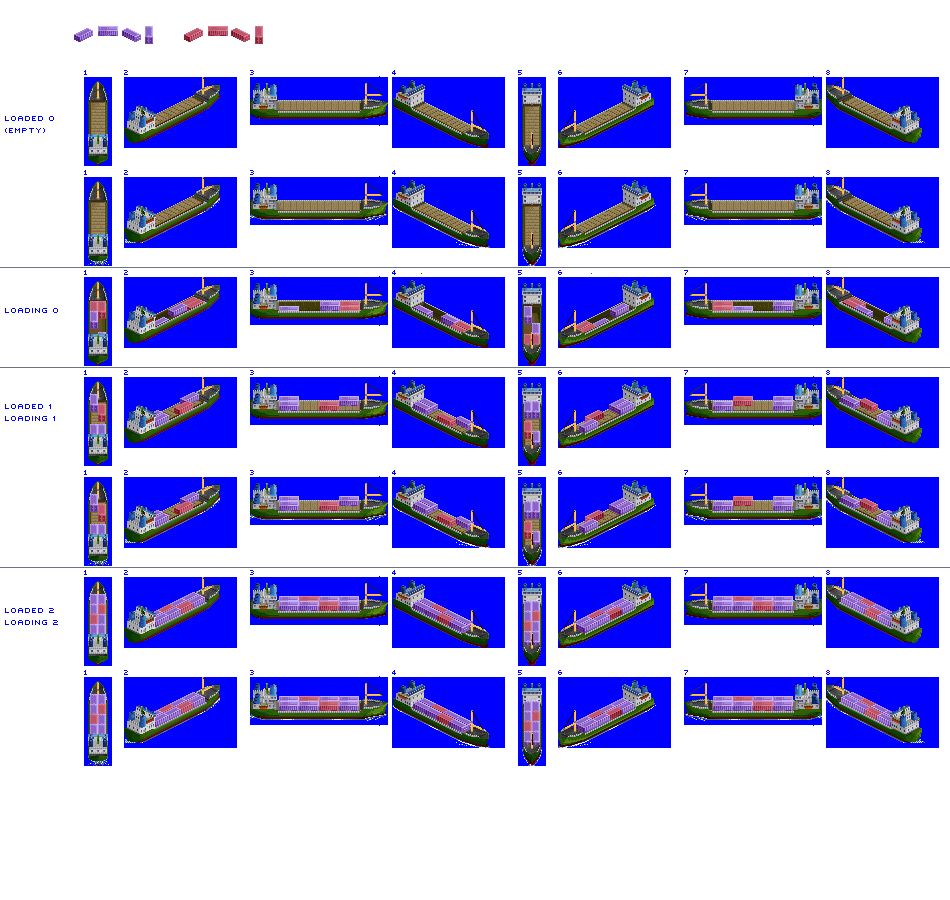
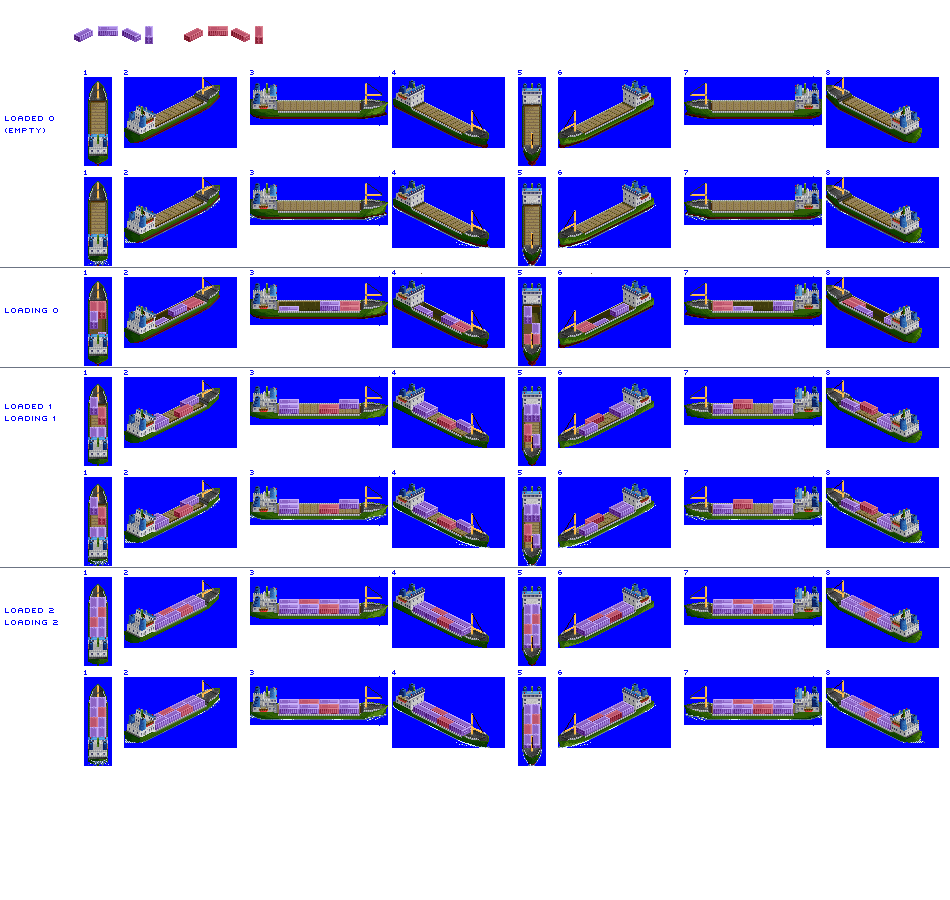
Comparing the layer stacks of the two 950 x 900 images. Changes:
painted on "containers" over [left=90, top=392, right=892, bottom=748]
painted on "feeder" over [left=88, top=377, right=922, bottom=766]
